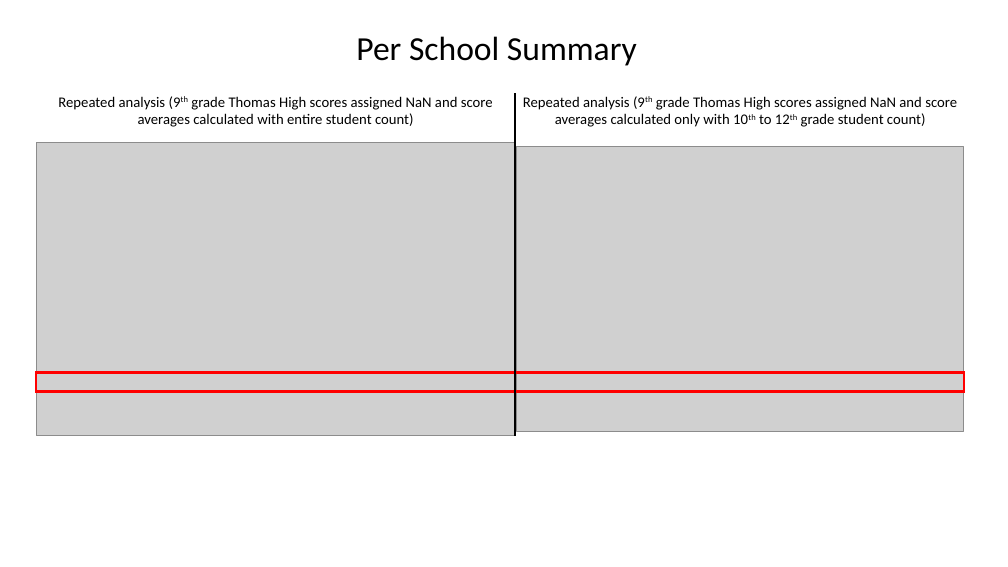
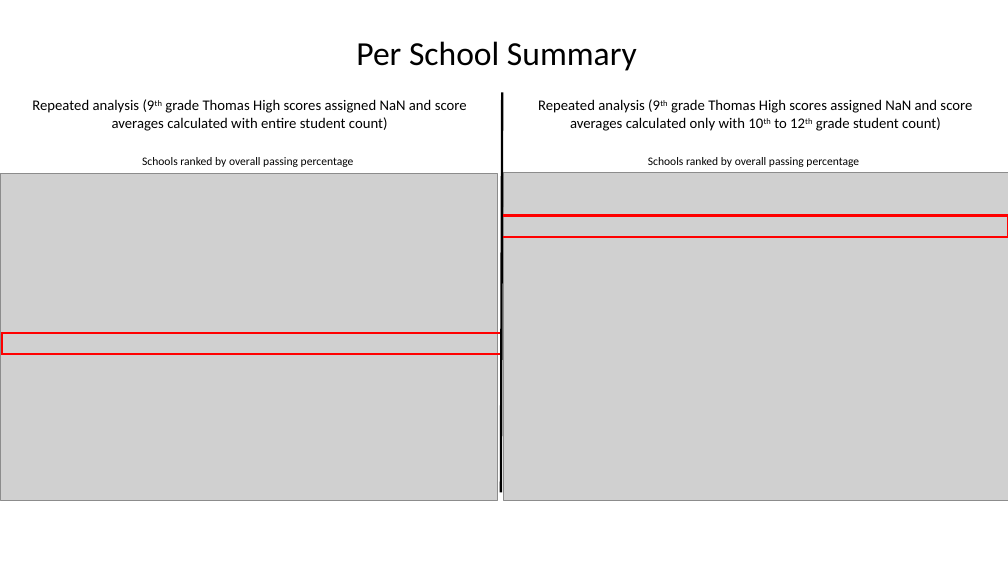
Before and after one commit to frostbrosracing/School_District_Analysis, a slide deck: slide 3 of Resources/combined_summaries.pptx. Drawn at 1008x567 pixels with LibreOffice and Linux fonts; fonts in the diff are those of the drawing; grey boxes stand for pictures. Boxes give left, top, right and bottom in pixels: in the first picture for what was removed or moved away, otherwise in the second. Text is boxed around its words. In the diff, an @@ line names an element or a change of style, - is before the commit and + after.

Commit message:
changed per school summary images

```diff
--- a/Resources/combined_summaries.pptx
+++ b/Resources/combined_summaries.pptx
@@ text "Per School Summary" moved from (x1=356, y1=36, x2=637, y2=66) to (x1=356, y1=41, x2=637, y2=71) @@
@@ text "Repeated analysis (9th grade Thomas ..." moved from (x1=58, y1=96, x2=493, y2=127) to (x1=32, y1=99, x2=467, y2=131) @@
@@ line moved from (515, 94) - (515, 436) to (502, 92) - (501, 492) @@
@@ text "Repeated analysis (9th grade Thomas ..." moved from (x1=523, y1=96, x2=957, y2=127) to (x1=538, y1=99, x2=972, y2=131) @@
@@ picture resized from (x1=36, y1=142, x2=516, y2=436) to (x1=0, y1=174, x2=497, y2=501) @@
@@ picture resized from (x1=517, y1=147, x2=964, y2=431) to (x1=503, y1=172, x2=1008, y2=501) @@
@@ group added at (x1=2, y1=157, x2=1008, y2=354): 2 texts, 2 rectangles @@
+Schools ranked by overall passing percentage
+Schools ranked by overall passing percentage
@@ rectangle removed at (x1=36, y1=373, x2=964, y2=392) @@
```
Also in this commit, not shown: 1 other slide changed, 8 other files.
